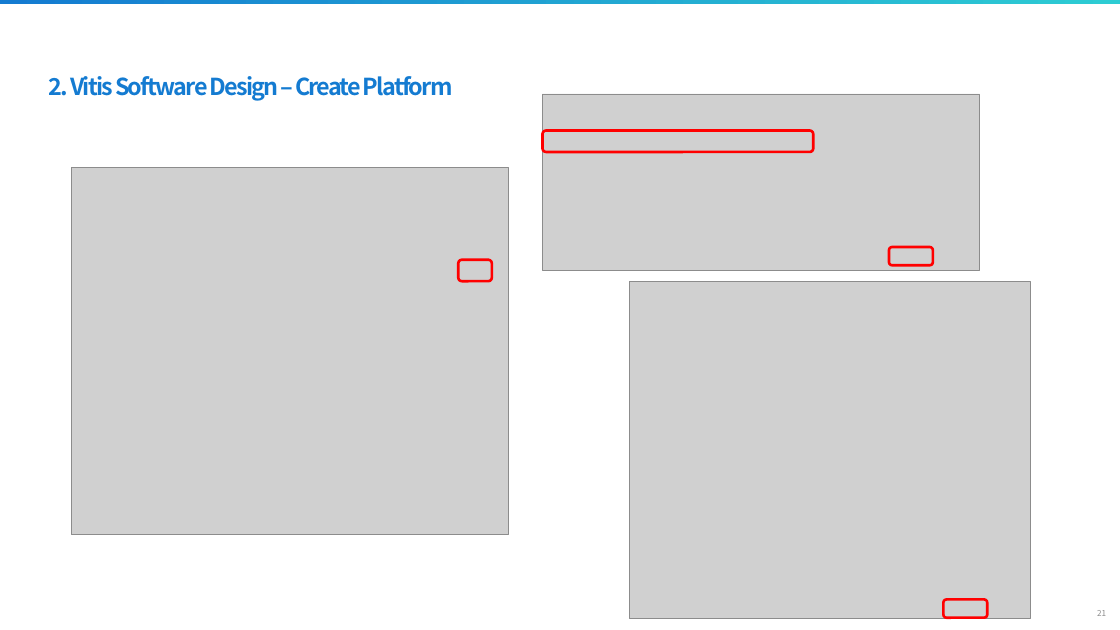
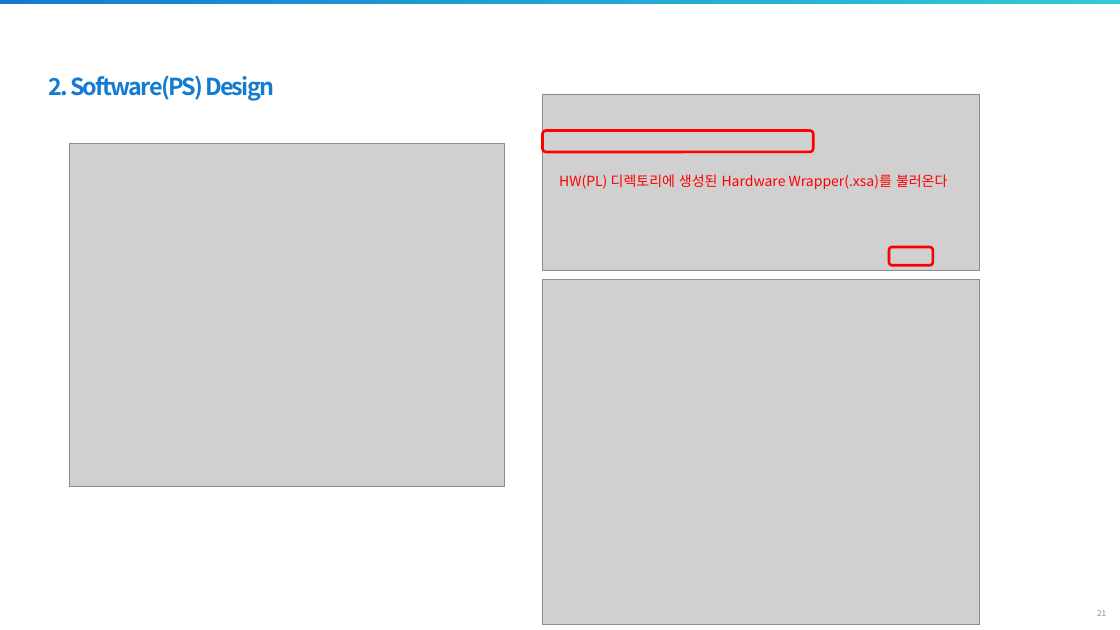
Before and after one commit to siliconground/SoC_301, a slide deck: slide 21 of 0_DOCS/1_EDU_REFERENCE/3_Processing_System_Basic.pptx. Drawn at 1120x630 pixels with LibreOffice and Linux fonts; fonts in the diff are those of the drawing; grey boxes stand for pictures; background and template pictures are left out. Boxes give left, top, right and bottom in pixels: in the first picture for what was removed or moved away, otherwise in the second. Text is boxed around its words. In the diff, an @@ line names an element or a change of style, - is before the commit and + after.

```diff
--- a/0_DOCS/1_EDU_REFERENCE/3_Processing_System_Basic.pptx
+++ b/0_DOCS/1_EDU_REFERENCE/3_Processing_System_Basic.pptx
@@ text at [49,75,274,101]: text changed @@
-2. Vitis Software Design – Create Platform
+2. Software(PS) Design
@@ picture: place and size @@
-picture at [71,167,508,534]
+picture at [70,144,504,487]
@@ text added at [559,174,947,190], 12 pt, text #FF0000 @@
+HW(PL) 디렉토리에 생성된 Hardware Wrapper(.xsa)를 불러온다
@@ rounded rectangle removed at [459,260,492,281] @@
@@ picture: place and size @@
-picture at [629,281,1031,619]
+picture at [543,280,980,625]
@@ rounded rectangle removed at [944,600,987,618] @@
```
Also in this commit, not shown: 6 other slides changed, 6 slides added, 5 slides removed.
